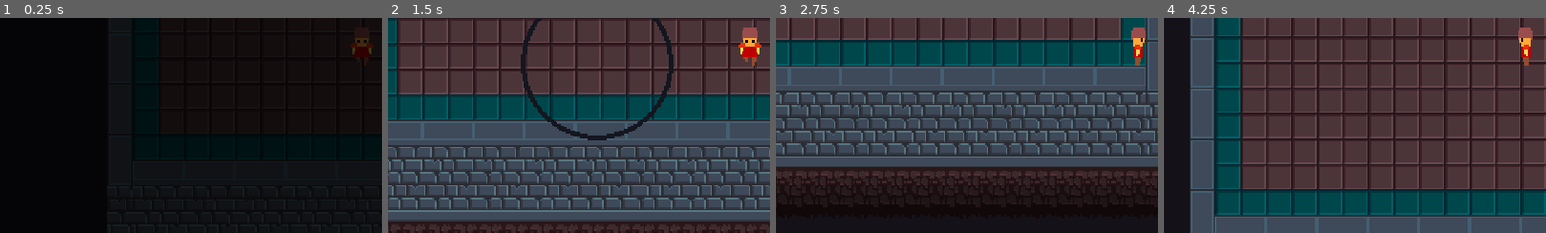
Above: before the commit, frames 1-4 (left to right).
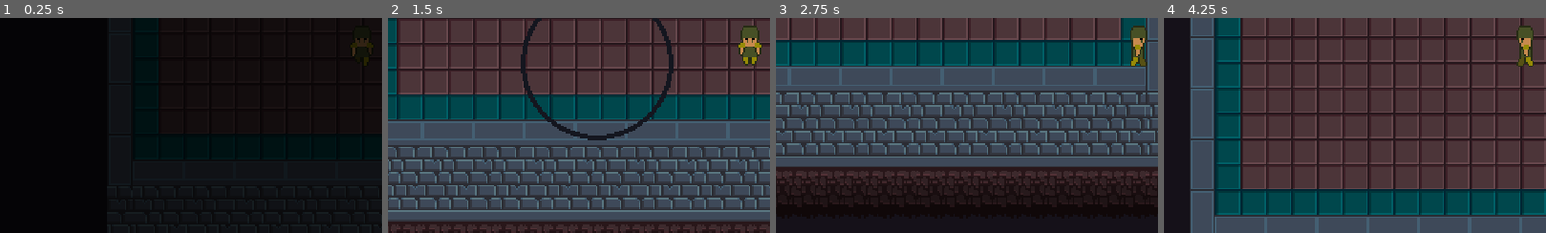
Above: after the commit, the same moments.

Repository: JeremyLiau/Looking-Glass
Game: Godot game, scene res://Scenes/SceneManager.tscn
The game is run twice, just before and just after one commit, with the same random seed, the same clock (stepped at 60 frames per second) and the same inputs.
Inputs (mouse positions are % of the whole screen's width and height, from its top left):
- Up to frame 1 (0.25 s): no input
- Up to frame 2 (1.5 s): tap Enter (ui_accept) at 0.5, 0.77 s; move the mouse to (72, 45) at 0.52 s; hold Right (ui_right) 0.53-1.28 s; click (72, 45) at 0.6 s; move the mouse to (30, 55) at 1.27 s; hold Down (ui_down) from 1.28 s (still down); click (30, 55) at 1.35 s
- Up to frame 3 (2.75 s): tap Enter (ui_accept) at 1.52 s; move the mouse to (60, 28) at 2.02 s; release Down (ui_down) at 2.03 s; hold Right (ui_right) from 2.03 s (still down); click (60, 28) at 2.1 s
- Up to frame 4 (4.25 s): tap Enter (ui_accept) at 2.75, 3.02, 3.77 s; move the mouse to (45, 70) at 2.77 s; release Right (ui_right) at 2.78 s; hold Up (ui_up) 2.78-3.53 s; click (45, 70) at 2.85 s; move the mouse to (80, 65) at 3.52 s; hold Left (ui_left) from 3.53 s (still down); click (80, 65) at 3.6 s
The pictures show only the part of the screen within x 3-53%, y 44-94%; the shares and areas given below are measured in that part.

The runs differ from the first frame. In frame 1, 0.2% of the frame differs, in the area x 92-98%, y 9-19%; in frame 2, 0.9%, in the area x 91-98%, y 3-23%; in frame 3, 0.7%; in frame 4, 0.7%.

Commit message:
Animated player movement
Very basic but it gets the job done

Diff:
--- a/Scenes/Player.tscn
+++ b/Scenes/Player.tscn
@@ -1,32 +1,76 @@
-[gd_scene load_steps=9 format=2]
+[gd_scene load_steps=19 format=2]
 
+[ext_resource path="res://Sprites/FrontWalkSprSheet.png" type="Texture" id=1]
 [ext_resource path="res://Scripts/Player.gd" type="Script" id=2]
-[ext_resource path="res://Sprites/PlayerSpriteSheet.png" type="Texture" id=3]
+[ext_resource path="res://Sprites/SideWalkSprSheet.png" type="Texture" id=4]
+[ext_resource path="res://Sprites/BackWalkSprSheet.png" type="Texture" id=5]
 
 [sub_resource type="CircleShape2D" id=1]
 
-[sub_resource type="AtlasTexture" id=2]
-atlas = ExtResource( 3 )
+[sub_resource type="AtlasTexture" id=15]
+atlas = ExtResource( 5 )
 region = Rect2( 0, 0, 16, 32 )
 
-[sub_resource type="AtlasTexture" id=3]
-atlas = ExtResource( 3 )
+[sub_resource type="AtlasTexture" id=16]
+atlas = ExtResource( 5 )
 region = Rect2( 16, 0, 16, 32 )
 
-[sub_resource type="AtlasTexture" id=4]
-atlas = ExtResource( 3 )
+[sub_resource type="AtlasTexture" id=17]
+atlas = ExtResource( 5 )
 region = Rect2( 32, 0, 16, 32 )
 
-[sub_resource type="AtlasTexture" id=5]
-atlas = ExtResource( 3 )
+[sub_resource type="AtlasTexture" id=18]
+atlas = ExtResource( 5 )
+region = Rect2( 48, 0, 16, 32 )
+
+[sub_resource type="AtlasTexture" id=7]
+atlas = ExtResource( 1 )
+region = Rect2( 0, 0, 16, 32 )
+
+[sub_resource type="AtlasTexture" id=8]
+atlas = ExtResource( 1 )
+region = Rect2( 16, 0, 16, 32 )
+
+[sub_resource type="AtlasTexture" id=9]
+atlas = ExtResource( 1 )
+region = Rect2( 32, 0, 16, 32 )
+
+[sub_resource type="AtlasTexture" id=10]
+atlas = ExtResource( 1 )
+region = Rect2( 48, 0, 16, 32 )
+
+[sub_resource type="AtlasTexture" id=11]
+atlas = ExtResource( 4 )
+region = Rect2( 0, 0, 16, 32 )
+
+[sub_resource type="AtlasTexture" id=12]
+atlas = ExtResource( 4 )
+region = Rect2( 16, 0, 16, 32 )
+
+[sub_resource type="AtlasTexture" id=13]
+atlas = ExtResource( 4 )
+region = Rect2( 32, 0, 16, 32 )
+
+[sub_resource type="AtlasTexture" id=14]
+atlas = ExtResource( 4 )
 region = Rect2( 48, 0, 16, 32 )
 
 [sub_resource type="SpriteFrames" id=6]
 animations = [ {
-"frames": [ SubResource( 2 ), SubResource( 3 ), SubResource( 4 ), SubResource( 5 ) ],
+"frames": [ SubResource( 15 ), SubResource( 16 ), SubResource( 17 ), SubResource( 18 ) ],
 "loop": true,
-"name": "default",
-"speed": 5.0
+"name": "backwalk",
+"speed": 7.0
+}, {
+"frames": [ SubResource( 7 ), SubResource( 8 ), SubResource( 9 ), SubResource( 10 ) ],
+"loop": true,
+"name": "frontwalk",
+"speed": 7.0
+}, {
+"frames": [ SubResource( 11 ), SubResource( 12 ), SubResource( 13 ), SubResource( 14 ) ],
+"loop": true,
+"name": "sidewalk",
+"speed": 7.0
 } ]
 
 [node name="Player" type="KinematicBody2D"]
@@ -41,6 +85,7 @@
 
 [node name="AnimatedSprite" type="AnimatedSprite" parent="."]
 frames = SubResource( 6 )
+animation = "frontwalk"
 
 [node name="RayCast2D" type="RayCast2D" parent="."]
 enabled = true
--- a/Scripts/Player.gd
+++ b/Scripts/Player.gd
@@ -23,19 +23,26 @@
 	else:
 		velocity = Vector2.ZERO
 
+	if(velocity != Vector2(0, 0)):
+		anim.playing = true
+	else:
+		anim.playing = false
+
 	move_and_collide(velocity * delta)
 
 	if(velocity.y > 0): #Facing Down
-		anim.frame = 0
+		anim.play("frontwalk")
 		facingDir = Vector2(0, 1)
 	elif(velocity.y < 0): #Facing Up
-		anim.frame = 1
+		anim.play("backwalk")
 		facingDir = Vector2(0, -1)
 	elif(velocity.x > 0): #Facing Right
-		anim.frame = 3
+		anim.play("sidewalk")
+		anim.flip_h = true
 		facingDir = Vector2(1, 0)
 	elif(velocity.x < 0): #Facing Left
-		anim.frame = 2
+		anim.play("sidewalk")
+		anim.flip_h = false
 		facingDir = Vector2(-1, 0)
 
 func _process(_delta):
Binary file added: Sprites/BackWalkSprSheet.png
Not shown, added: Sprites/BackWalkSprSheet.png.import
Binary file added: Sprites/FrontWalkSprSheet.png
Not shown, added: Sprites/FrontWalkSprSheet.png.import
Binary file changed: Sprites/PlayerSpriteSheet.png
Binary file added: Sprites/SideWalkSprSheet.png
Not shown, added: Sprites/SideWalkSprSheet.png.import
